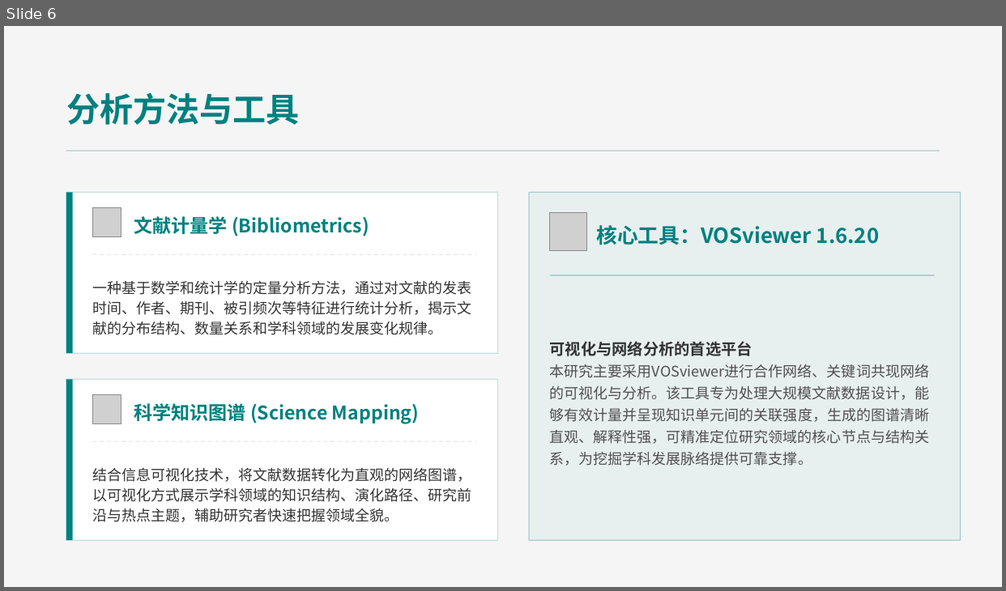
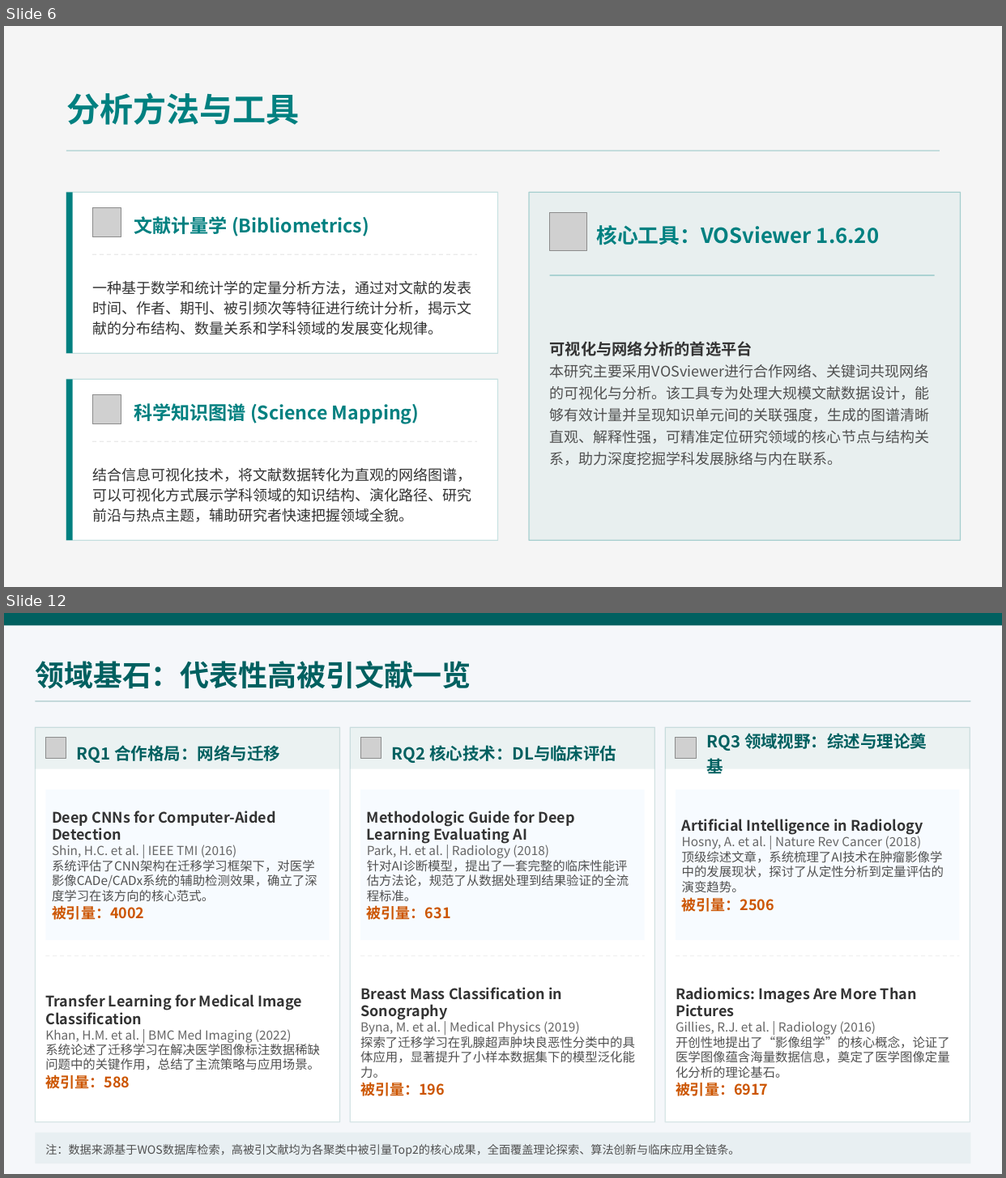
Before and after one commit to xzy11239/bibliometrics-project, a slide deck: presentation/人工智能辅助诊断的文献计量与知识图谱研究.pptx. Shown one above the other, each under a label of ours: slide 6 before the commit, slides 6 and 12 after it; the slides between them are not shown. The pictures are 1006x591 and 1006x1178 pixels, drawn with LibreOffice and Linux fonts; fonts in the diff are those of the drawing; grey boxes stand for pictures. Boxes give left, top, right and bottom in pixels: in the first picture for what was removed or moved away, otherwise in the second. Text is boxed around its words. In the diff, an @@ line names an element or a change of style, - is before the commit and + after.

```diff
--- a/presentation/人工智能辅助诊断的文献计量与知识图谱研究.pptx
+++ b/presentation/人工智能辅助诊断的文献计量与知识图谱研究.pptx
@@ slide 12 added at [4, 613, 1002, 1174], background #F5F7FA @@
@@ rounded rectangle added at [4, 613, 1002, 626], fill #006060 @@
@@ text added at [35, 661, 471, 689], 28 pt, text #006060, bold @@
+领域基石：代表性高被引文献一览
@@ line added from (36, 701) to (971, 701), #006060 1 pt @@
@@ rounded rectangle added at [36, 727, 340, 1122], fill #FFFFFF, outline #006060 1 pt @@
@@ rounded rectangle added at [36, 727, 340, 769], fill #006060 at 8% opacity @@
@@ rounded rectangle added at [350, 727, 654, 1122], fill #FFFFFF, outline #006060 1 pt @@
@@ rounded rectangle added at [350, 727, 654, 769], fill #006060 at 8% opacity @@
@@ rounded rectangle added at [665, 727, 970, 1122], fill #FFFFFF, outline #006060 1 pt @@
@@ rounded rectangle added at [665, 727, 970, 769], fill #006060 at 8% opacity @@
@@ text added at [707, 733, 927, 777], 16 pt, text #006060, bold @@
+RQ3 领域视野：综述与理论奠基
@@ picture added at [46, 738, 67, 759] @@
@@ text added at [77, 745, 280, 763], 16 pt, text #006060, bold @@
+RQ1 合作格局：网络与迁移
@@ picture added at [360, 738, 381, 759] @@
@@ text added at [392, 745, 616, 763], 16 pt, text #006060, bold @@
+RQ2 核心技术：DL与临床评估
@@ picture added at [675, 738, 697, 759] @@
@@ rounded rectangle added at [46, 790, 330, 940], fill #F0F8FF at 50% opacity @@
@@ rounded rectangle added at [360, 790, 644, 940], fill #F0F8FF at 50% opacity @@
@@ rounded rectangle added at [675, 790, 959, 940], fill #F0F8FF at 50% opacity @@
@@ text added at [52, 811, 317, 901], 12 pt, text #505050 @@
+Deep CNNs for Computer-Aided Detection
+Shin, H.C. et al. | IEEE TMI (2016)
+系统评估了CNN架构在迁移学习框架下，对医学影像CADe/CADx系统的辅助检测效果，确立了深度学习在该方向的核心范式。
+被引量：4002
@@ text added at [367, 811, 629, 901], 12 pt, text #505050 @@
+Methodologic Guide for Deep Learning Evaluating AI
+Park, H. et al. | Radiology (2018)
+针对AI诊断模型，提出了一套完整的临床性能评估方法论，规范了从数据处理到结果验证的全流程标准。
+被引量：631
@@ text added at [682, 819, 944, 912], 12 pt, text #505050 @@
+Artificial Intelligence in Radiology
+Hosny, A. et al. | Nature Rev Cancer (2018)
+顶级综述文章，系统梳理了AI技术在肿瘤影像学中的发展现状，探讨了从定性分析到定量评估的演变趋势。
+被引量：2506
@@ line added from (46, 956) to (330, 956), #000000 1 pt dashed @@
@@ line added from (360, 956) to (645, 956), #000000 1 pt dashed @@
@@ line added from (675, 956) to (959, 956), #000000 1 pt dashed @@
@@ text added at [45, 995, 320, 1089], 12 pt, text #333333 @@
+Transfer Learning for Medical Image Classification
+Khan, H.M. et al. | BMC Med Imaging (2022)
+系统论述了迁移学习在解决医学图像标注数据稀缺问题中的关键作用，总结了主流策略与应用场景。
+被引量：588
@@ text added at [360, 987, 635, 1078], 12 pt, text #505050 @@
+Breast Mass Classification in Sonography
+Byna, M. et al. | Medical Physics (2019)
+探索了迁移学习在乳腺超声肿块良恶性分类中的具体应用，显著提升了小样本数据集下的模型泛化能力。
+被引量：196
@@ text added at [675, 987, 950, 1078], 12 pt, text #505050 @@
+Radiomics: Images Are More Than Pictures
+Gillies, R.J. et al. | Radiology (2016)
+开创性地提出了“影像组学”的核心概念，论证了医学图像蕴含海量数据信息，奠定了医学图像定量化分析的理论基石。
+被引量：6917
@@ rounded rectangle added at [36, 1132, 971, 1164], fill #006060 at 5% opacity @@
@@ text added at [45, 1144, 739, 1157], 11 pt, text #505050 @@
+注：数据来源基于WOS数据库检索，高被引文献均为各聚类中被引量Top2的核心成果，全面覆盖理论探索、算法创新与临床应用全链条。
@@ slide 6 changed as well @@
@@ text at [550, 365, 929, 466]: text changed @@
-本研究主要采用VOSviewer进行合作网络、关键词共现网络的可视化与分析。该工具专为处理大规模文献数据设计，能够有效计量并呈现知识单元间的关联强度，生成的图谱清晰直观、解释性强，可精准定位研究领域的核心节点与结构关系，为挖掘学科发展脉络提供可靠支撑。
+本研究主要采用VOSviewer进行合作网络、关键词共现网络的可视化与分析。该工具专为处理大规模文献数据设计，能够有效计量并呈现知识单元间的关联强度，生成的图谱清晰直观、解释性强，可精准定位研究领域的核心节点与结构关系，助力深度挖掘学科发展脉络与内在联系。
@@ text at [92, 468, 471, 523]: text changed @@
-结合信息可视化技术，将文献数据转化为直观的网络图谱，以可视化方式展示学科领域的知识结构、演化路径、研究前沿与热点主题，辅助研究者快速把握领域全貌。
+结合信息可视化技术，将文献数据转化为直观的网络图谱，可以可视化方式展示学科领域的知识结构、演化路径、研究前沿与热点主题，辅助研究者快速把握领域全貌。
```
Also in this commit, not shown: 11 other slides changed, 3 other slides added, 2 slides removed.
